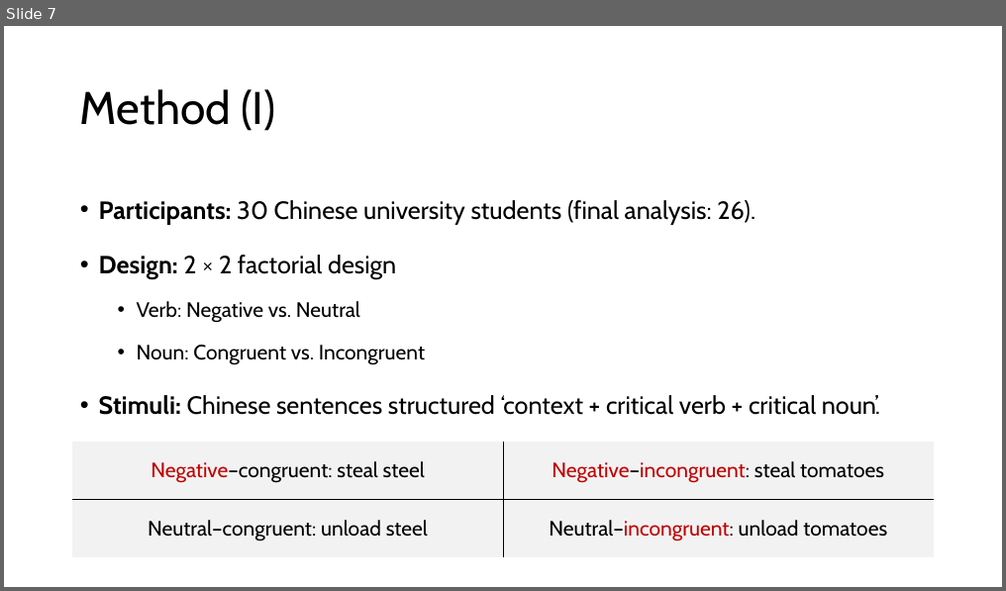
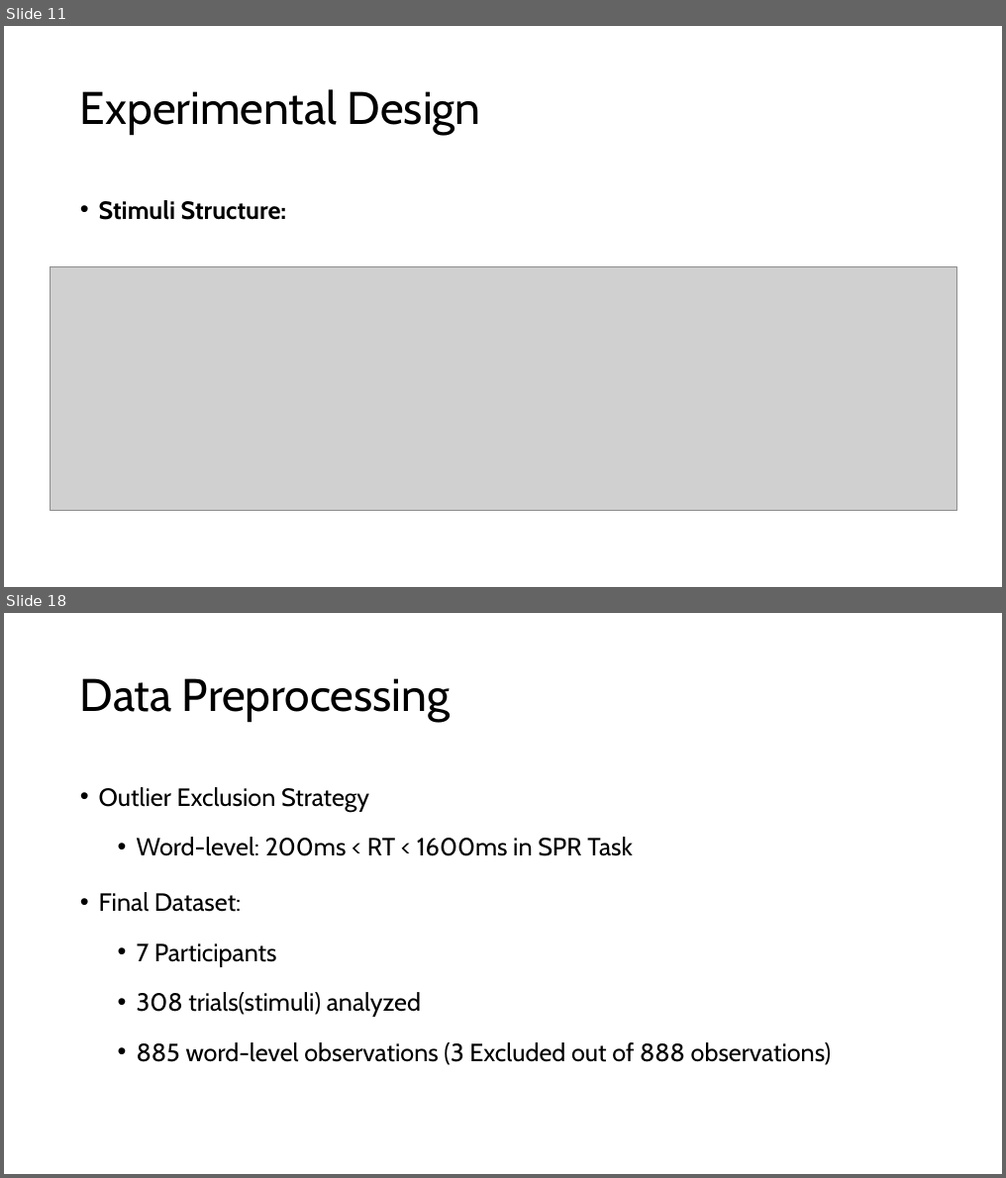
Before and after one commit to haba6030/Linguistics_Experiment, a slide deck: JinilKim_TermProject.pptx. Shown one above the other, each under a label of ours: slide 7 before the commit, slides 11 and 18 after it; the slides between them are not shown. The pictures are 1006x591 and 1006x1178 pixels, drawn with LibreOffice and Linux fonts; fonts in the diff are those of the drawing; grey boxes stand for pictures. Boxes give left, top, right and bottom in pixels: in the first picture for what was removed or moved away, otherwise in the second. Text is boxed around its words. In the diff, an @@ line names an element or a change of style, - is before the commit and + after.

Commit message:
Pilot analysis

```diff
--- a/JinilKim_TermProject.pptx
+++ b/JinilKim_TermProject.pptx
@@ slide 18 added at (x1=4, y1=613, x2=1002, y2=1174), background #FFFFFF @@
@@ title added at (x1=80, y1=678, x2=450, y2=722), 44 pt, text #000000 @@
+Data Preprocessing
@@ text added at (x1=99, y1=787, x2=832, y2=1065), 24 pt, text #000000 @@
+• Outlier Exclusion Strategy
+  • Word-level: 200ms < RT < 1600ms in SPR Task
+• Final Dataset:
+  • 7 Participants
+  • 308 trials(stimuli) analyzed
+  • 885 word-level observations (3 Excluded out of 888 observations)
@@ what was slide 7 is now slide 11 @@
@@ slide 11 changed as well @@
@@ title at (x1=80, y1=89, x2=481, y2=135): text changed @@
-Method (I)
+Experimental Design
@@ text at (x1=99, y1=200, x2=287, y2=220): text changed; bold on @@
-• Participants: 30 Chinese university students (final analysis: 26).
-• Design: 2 × 2 factorial design
-  • Verb: Negative vs. Neutral
-  • Noun: Congruent vs. Incongruent
-• Stimuli: Chinese sentences structured ‘context + critical verb + critical noun’.
+• Stimuli Structure:
@@ picture added at (x1=50, y1=267, x2=957, y2=510) @@
@@ table removed at (x1=73, y1=442, x2=934, y2=558), 2 rows, 2 columns @@
-Negative–congruent: steal steel | Negative–incongruent: steal tomatoes
-Neutral–congruent: unload steel | Neutral–incongruent: unload tomatoes
```
Also in this commit, not shown: 3 other slides changed, 28 other slides added, 10 slides removed, 23 other files.
